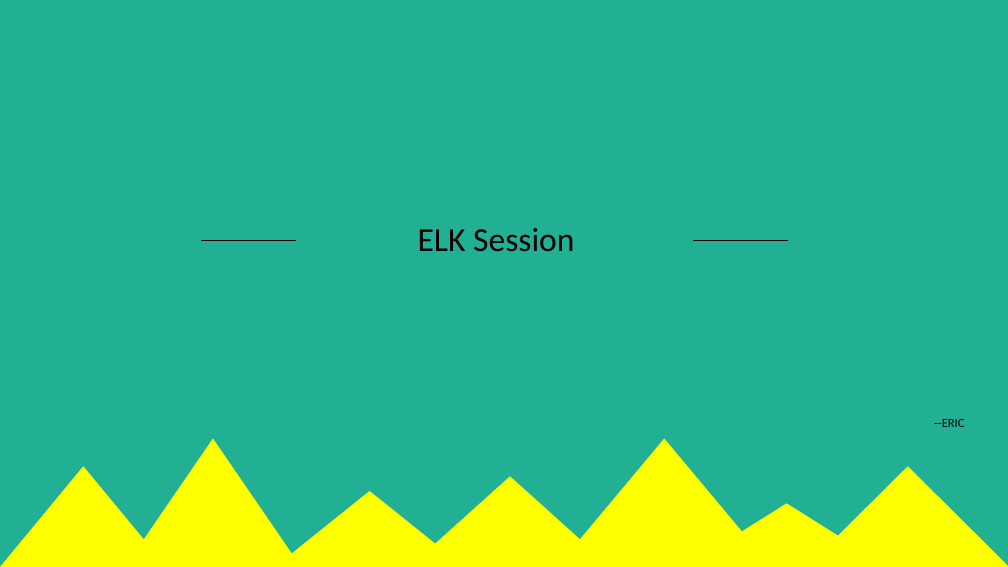
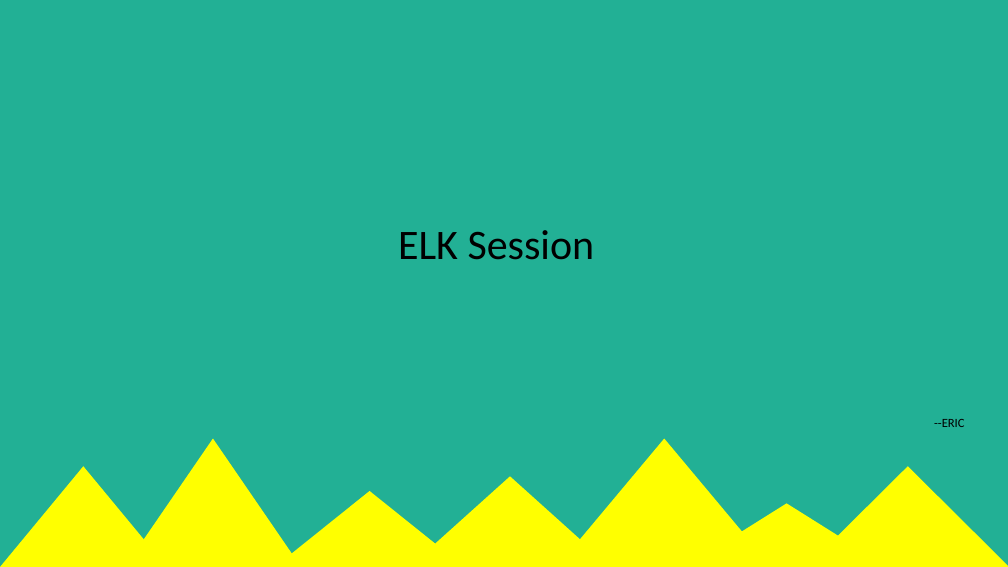
Before and after one commit to 1991lin/Documents, a slide deck: slide 1 of ELK.pptx. Drawn at 1008x567 pixels with LibreOffice and Linux fonts; fonts in the diff are those of the drawing. Boxes give left, top, right and bottom in pixels: in the first picture for what was removed or moved away, otherwise in the second. Text is boxed around its words. In the diff, an @@ line names an element or a change of style, - is before the commit and + after.

```diff
--- a/ELK.pptx
+++ b/ELK.pptx
@@ text "ELK Session" at [398, 230, 595, 260]: size 32 to 40 pt @@
@@ line removed from (296, 240) to (202, 240) @@
@@ line removed from (788, 241) to (693, 241) @@
```
Also in this commit, not shown: 16 other slides changed.
